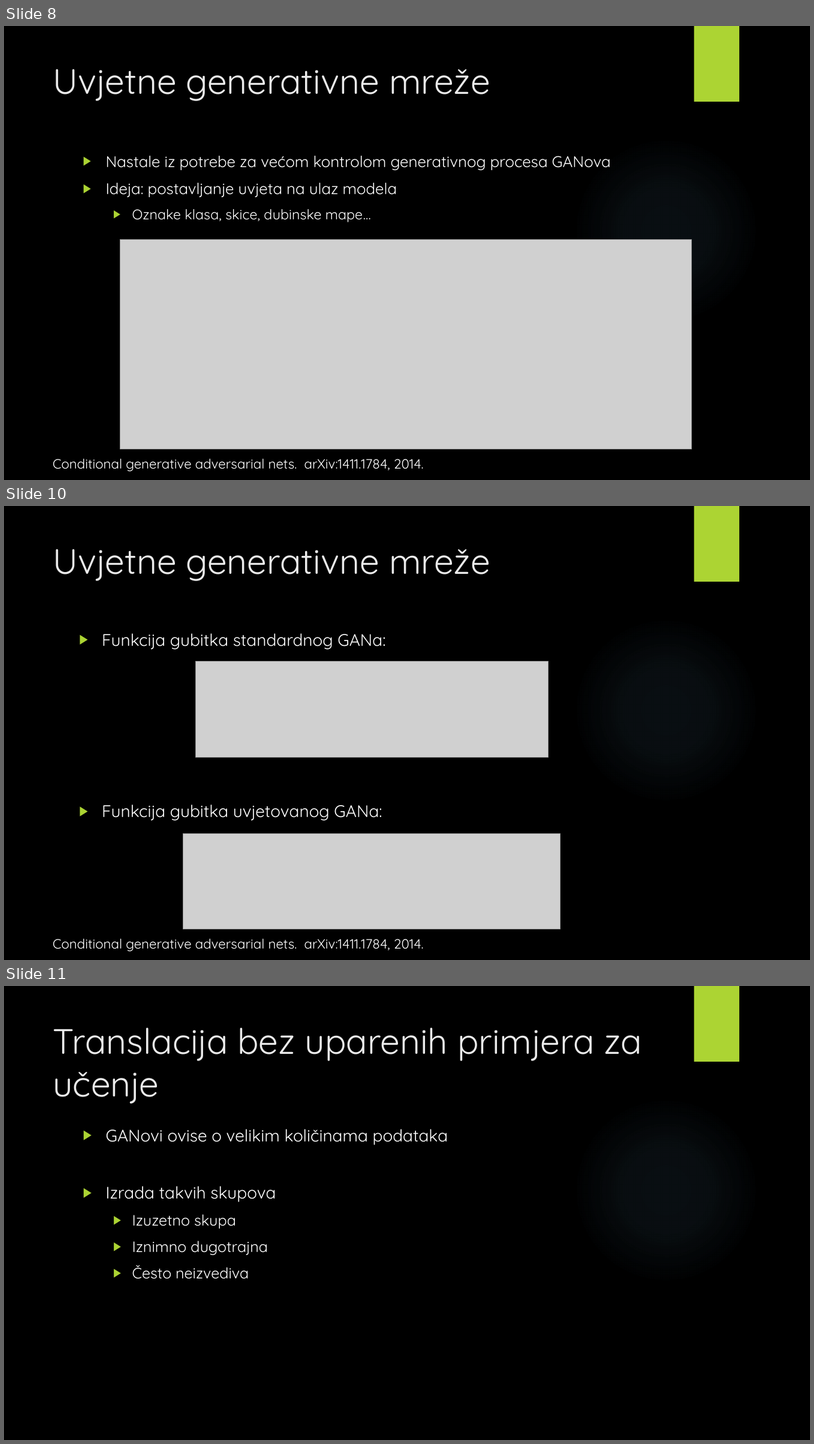
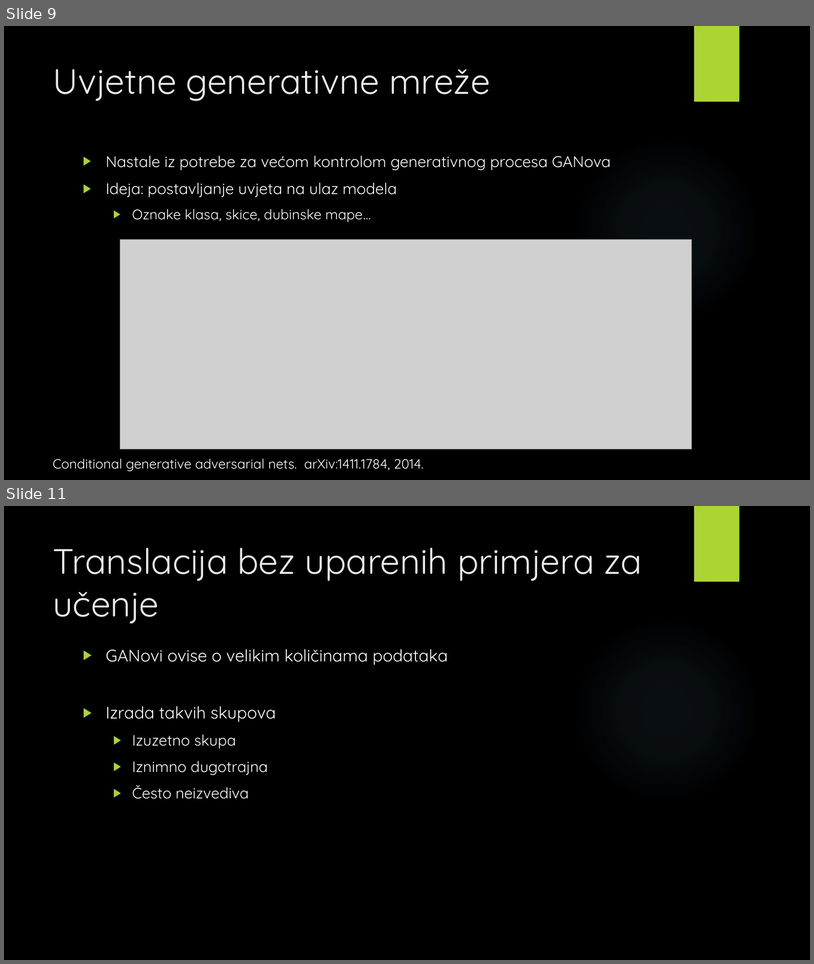
Before and after one commit to v-silverfin/fer-graduate-seminar, a slide deck: kvukic-seminar-presentation-2018.pptx. Shown one above the other, each under a label of ours: slides 8, 10 and 11 before the commit, slides 9 and 11 after it; the slides between them are not shown. The pictures are 814x1444 and 814x964 pixels, drawn with LibreOffice and Linux fonts; fonts in the diff are those of the drawing; grey boxes stand for pictures; background and template pictures are left out. Boxes give left, top, right and bottom in pixels: in the first picture for what was removed or moved away, otherwise in the second. Text is boxed around its words. In the diff, an @@ line names an element or a change of style, - is before the commit and + after.

```diff
--- a/kvukic-seminar-presentation-2018.pptx
+++ b/kvukic-seminar-presentation-2018.pptx
@@ slide 10 removed at (4,506,810,960), background picture (left out); not listed: 2 template elements that a slide beside it also shows @@
@@ title removed at (53,549,491,581) @@
-Uvjetne generativne mreže
@@ text removed at (102,633,386,820) @@
-▶ Funkcija gubitka standardnog GANa:
-▶ Funkcija gubitka uvjetovanog GANa:
@@ picture removed at (196,661,548,757) @@
@@ picture removed at (183,833,561,929) @@
@@ text removed at (53,938,424,951) @@
-Conditional generative adversarial nets. arXiv:1411.1784, 2014.
@@ what was slide 8 is now slide 9 @@
```
Also in this commit, not shown: 5 slides changed, 1 slide added.
